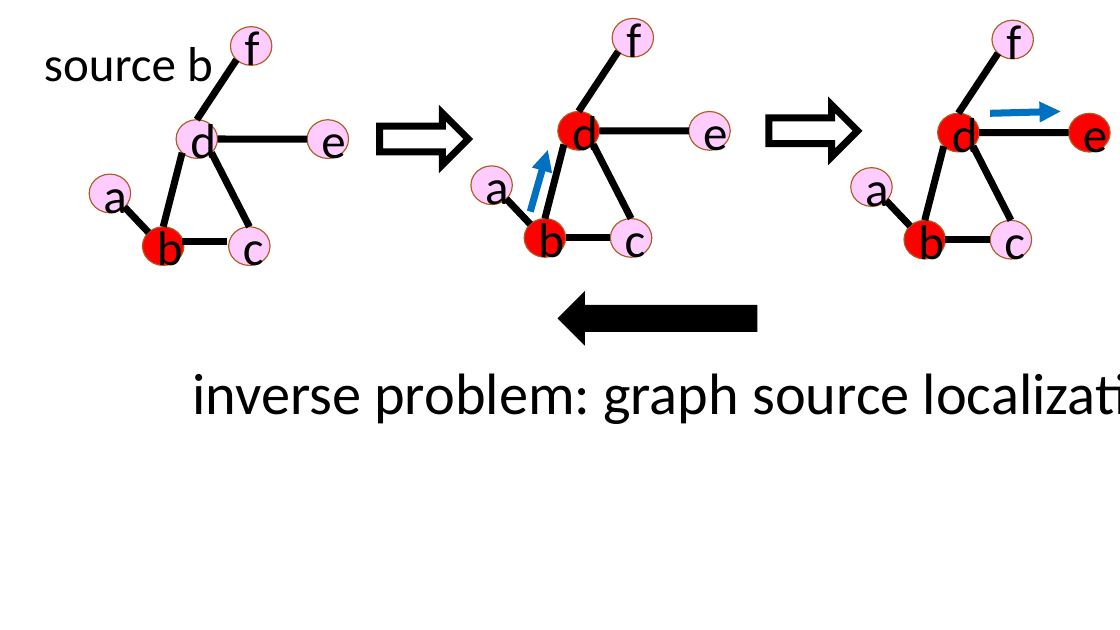
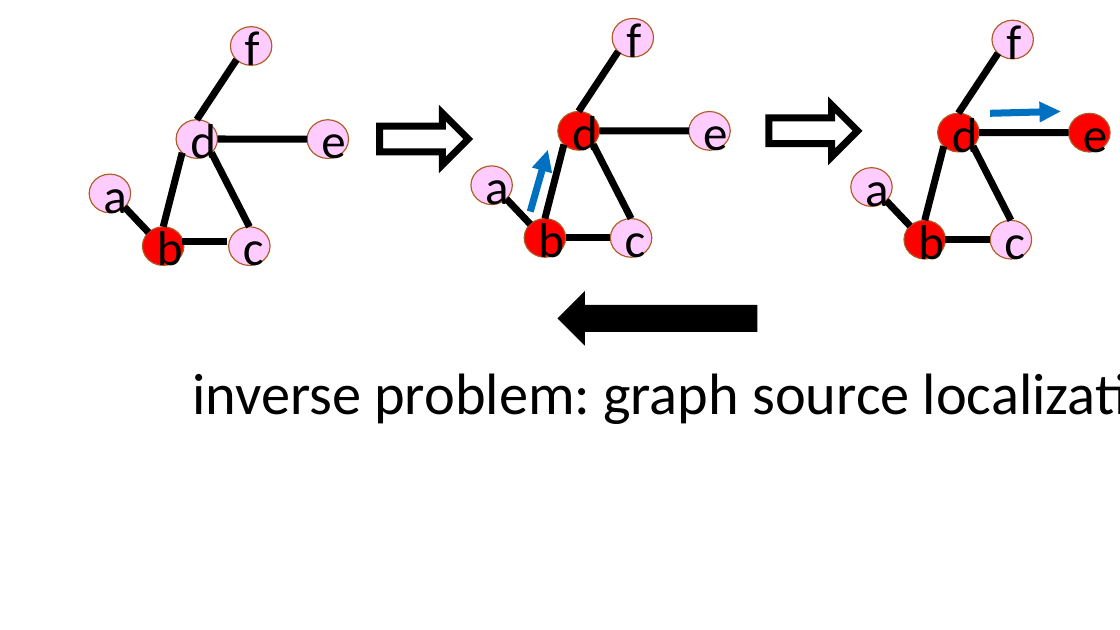
Before and after one commit to xianggebenben/GraphSL, a slide deck: slide 1 of figure/source localization.pptx. Drawn at 1120x630 pixels with LibreOffice and Linux fonts; fonts in the diff are those of the drawing. Boxes give left, top, right and bottom in pixels: in the first picture for what was removed or moved away, otherwise in the second. Text is boxed around its words. In the diff, an @@ line names an element or a change of style, - is before the commit and + after.

```diff
--- a/figure/source localization.pptx
+++ b/figure/source localization.pptx
@@ text removed at (x1=44, y1=47, x2=213, y2=93) @@
-source b
```
Also in this commit, not shown: 1 other file.
